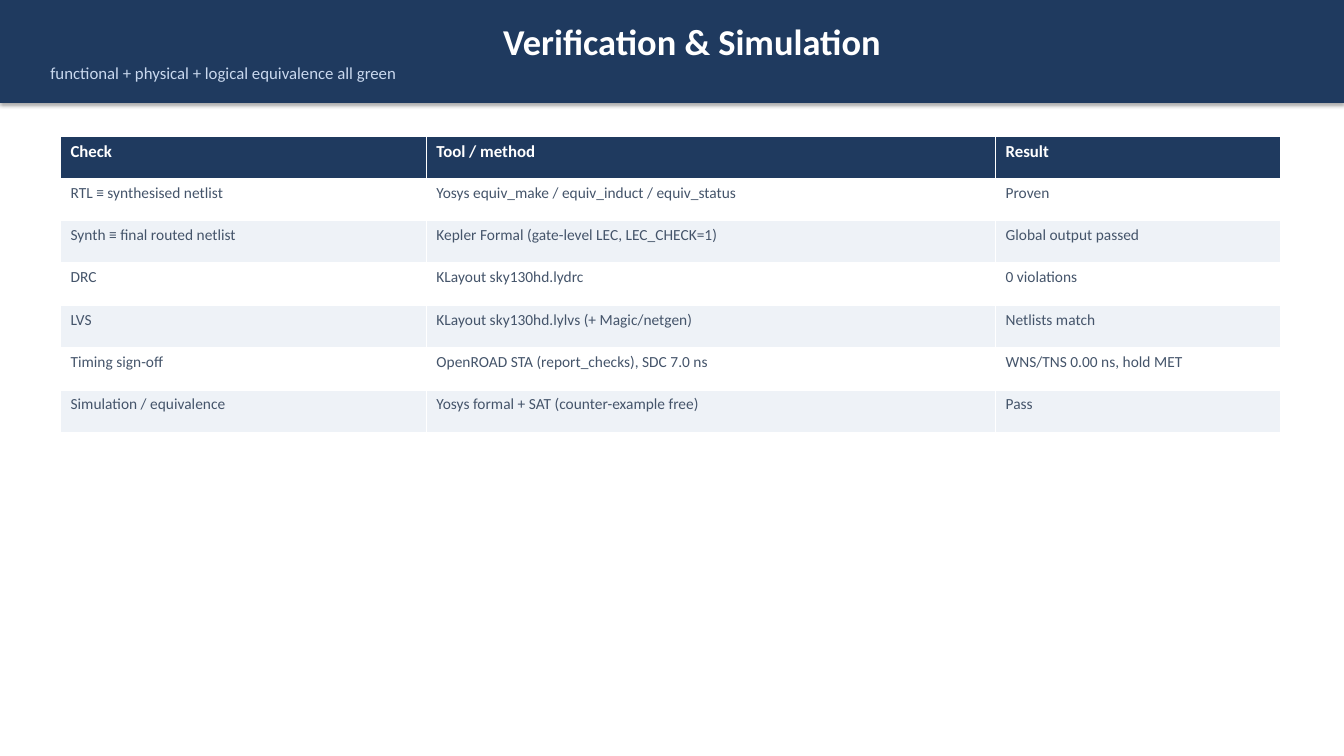
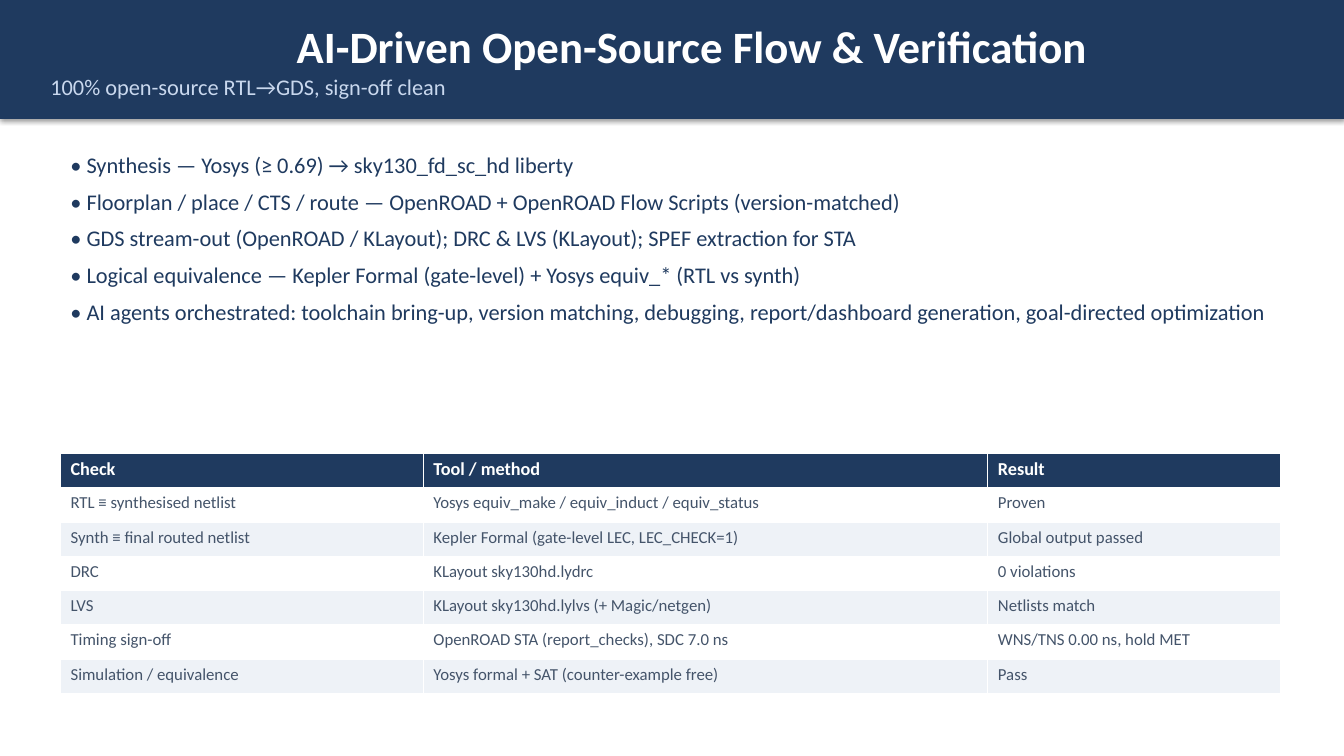
Before and after one commit to wuhannus/lunarch, a slide deck: slide 6 of flow/LUNARCH_AI_Driven_Chip_Design.pptx (slide 9 before the commit). Drawn at 1344x756 pixels with LibreOffice and Linux fonts; fonts in the diff are those of the drawing. Boxes give left, top, right and bottom in pixels: in the first picture for what was removed or moved away, otherwise in the second. Text is boxed around its words. In the diff, an @@ line names an element or a change of style, - is before the commit and + after.

Commit message:
Deck: add two-loop diagram + extra-cell table and NAND/NAND3/INV reasoning after the cell-type page

```diff
--- a/flow/LUNARCH_AI_Driven_Chip_Design.pptx
+++ b/flow/LUNARCH_AI_Driven_Chip_Design.pptx
@@ rectangle removed at [0,0,1344,103] @@
-Verification & Simulation
-functional + physical + logical equivalence all green
@@ rectangle added at [0,0,1344,119], fill #1F3A5F, 32 pt, text #FFFFFF, bold @@
+AI-Driven Open-Source Flow & Verification
+100% open-source RTL→GDS, sign-off clean
@@ text added at [87,157,1265,324], 16 pt, text #1F3A5F @@
+• Synthesis — Yosys (≥ 0.69) → sky130_fd_sc_hd liberty
+• Floorplan / place / CTS / route — OpenROAD + OpenROAD Flow Scripts (version-matched)
+• GDS stream-out (OpenROAD / KLayout); DRC & LVS (KLayout); SPEF extraction for STA
+• Logical equivalence — Kepler Formal (gate-level) + Yosys equiv_* (RTL vs synth)
+• AI agents orchestrated: toolchain bring-up, version matching, debugging, report/dashboard generation, goal-directed optimization
@@ table at [60,454,1280,694] @@
@@ size 12 to 13 pt in "Check", "Tool / method", "Result" @@
@@ size 11 to 12 pt @@
@@ table: place and size @@
-table at [60,136,1280,433]
+table at [60,454,1280,694]
```
Also in this commit, not shown: 9 other slides changed, 7 slides added, 8 slides removed, 1 other file.
